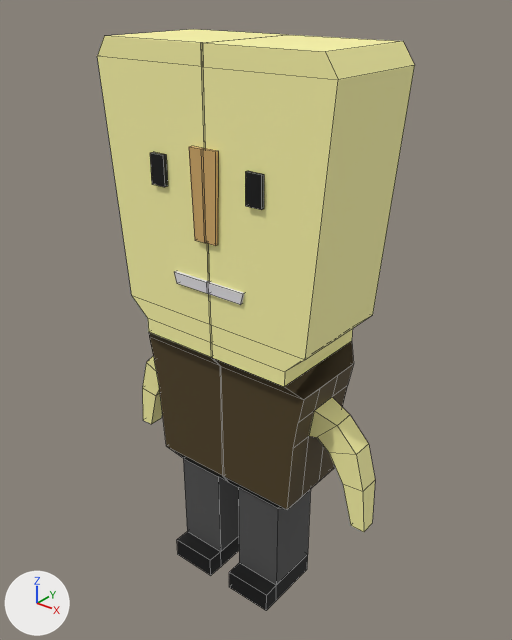
What one commit did to the FBX model centauri-tac/Assets/Resources/Models/block_man.fbx.
Rendered twice from a 50 mm camera at (0.709, -0.859, 1.087) aimed at (0.001, 0.026, 0.538). The lights are fixed; the arrows at lower left show +X, +Y and +Z. Mesh edges are drawn as thin lines. Where no turn or scale is listed for an object, it has been applied to the vertices. Vertices at the same position are counted once.

Names of what the first picture shows: 'Man'.
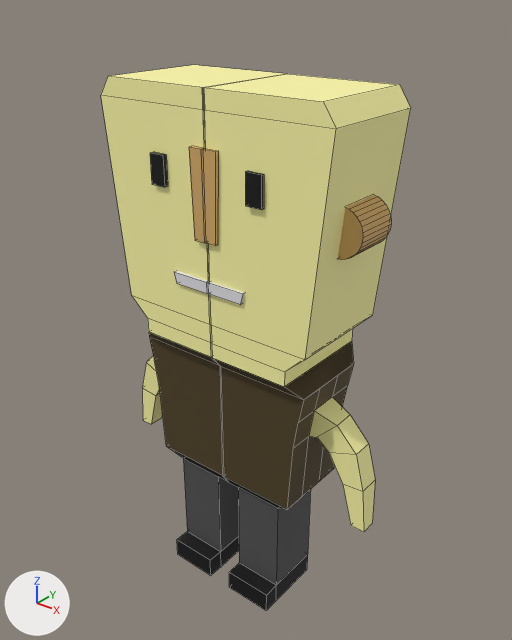
The newer file is also rescaled (x0.745) as a whole; pictures and numbers use the older file's frame.

Where the change shows, as pixel boxes (x1, y1, x2, y2) in the pictures (512 x 640 px; the box of a moved part takes in the faces that stretch with it):
```json
{"object": "Man", "change": "reshaped", "before": [97, 29, 415, 611], "after": [101, 65, 411, 611], "on screen": "6% shorter"}
{"part": 1, "of": "me_mesh", "change": "added", "after": [338, 195, 391, 260]}
{"part": 2, "of": "me_mesh", "change": "moved or reshaped", "before": [97, 29, 415, 345], "after": [101, 65, 411, 345]}
```

Scene script edits in JSON lines:
```json
{"block": "me_mesh", "where": "me_mesh.from_pydata(...)  # 196 vertices, 176 faces; spans x -0.459..0.084, y -0.099..0.106, z -0.636..0.365"}
{"block": "me_mesh", "where": "# used by ob_man; location = (0.188, 0.0, 0.64)"}
{"block": "me_mesh", "where": "# verts and faces of me_mesh; kept vertices keep their numbers, new ones are numbered from 196"}
{"block": "me_mesh", "where": "# before: 9 (-0.189, -0.092, 0.365) at pixel (200, 42), 11 (-0.189, 0.106, 0.365) at pixel (286, 34), 20 (0.014, 0.106, 0.365) at pixel (403, 41), 21 (0.014, -0.092, 0.365) at pixel (325, 51), 22 (-0.189, -0.092, 0.334) at pixel (201, 66)"}
{"block": "me_mesh", "where": "# before: 23 (-0.189, 0.106, 0.334), 24 (0.035, 0.106, 0.334) at pixel (414, 65), 25 (0.035, -0.092, 0.334) at pixel (338, 79), 107 (-0.186, -0.092, 0.365) at pixel (202, 42), 109 (-0.186, 0.106, 0.365) at pixel (288, 34)"}
{"block": "me_mesh", "where": "# before: 118 (-0.39, 0.106, 0.365) at pixel (193, 29), 119 (-0.39, -0.092, 0.365) at pixel (104, 35), 120 (-0.186, -0.092, 0.334) at pixel (203, 66), 121 (-0.186, 0.106, 0.334), 122 (-0.411, 0.106, 0.334)"}
{"block": "me_mesh", "where": "# before: 123 (-0.411, -0.092, 0.334) at pixel (97, 56)"}
{"block": "me_mesh", "change": "me_mesh part 1: a new loose piece, a 32-sided cylinder along y spanning x -0.025..0.054, y -0.04..0.04, z 0.082..0.161, in mat_material_002 (orange #d6ae6a)"}
{"block": "me_mesh", "change": "me_mesh part 2"}
{"op": "add", "block": "me_mesh", "code": "for i in [9, 11, *range(20, 26), 107, 109, *range(118, 124)]: verts[i] += (0.0, 0.0, -0.059)"}
```
